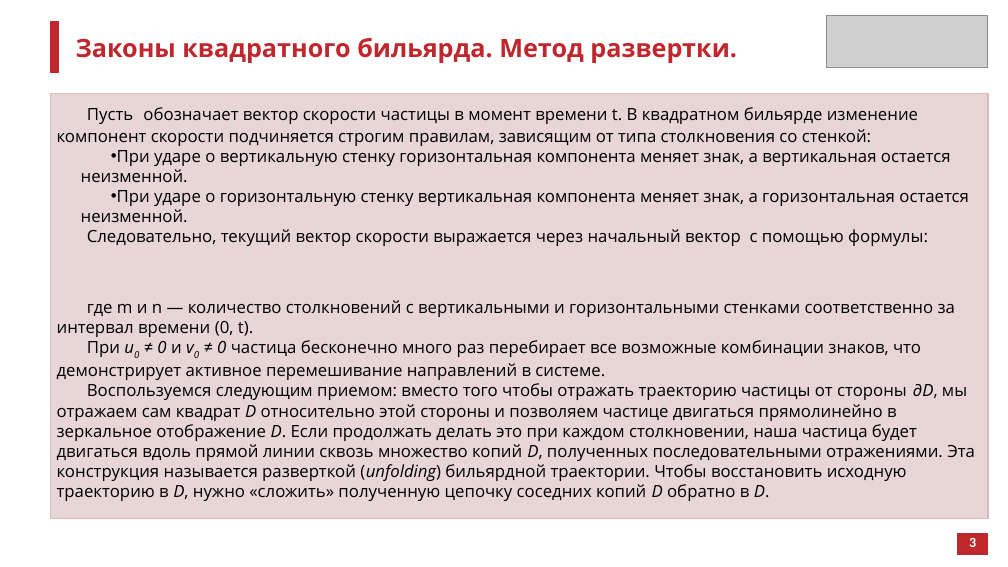
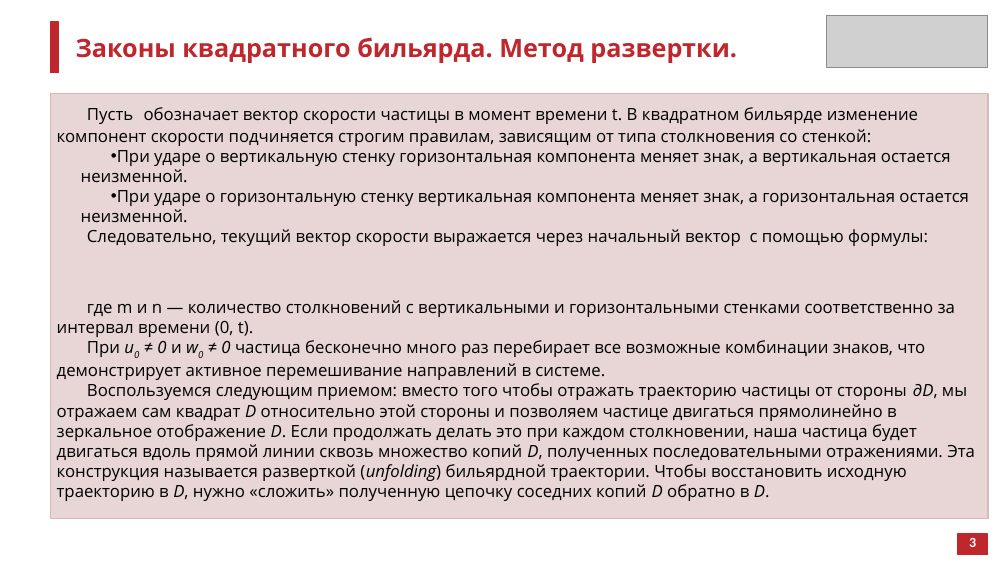
Before and after one commit to atelitsin/sinai_billiard, a slide deck: slide 5 of sinai_billiard.pptx. Drawn at 1008x567 pixels with LibreOffice and Linux fonts; fonts in the diff are those of the drawing; grey boxes stand for pictures. Boxes give left, top, right and bottom in pixels: in the first picture for what was removed or moved away, otherwise in the second. Text is boxed around its words. In the diff, an @@ line names an element or a change of style, - is before the commit and + after.

```diff
--- a/sinai_billiard.pptx
+++ b/sinai_billiard.pptx
@@ text at [57,340,925,380]: text changed @@
-При u0 ≠ 0 и v0 ≠ 0 частица бесконечно много раз перебирает все возможные комбинации знаков, что демонстрирует активное перемешивание направлений в системе.
+При u0 ≠ 0 и w0 ≠ 0 частица бесконечно много раз перебирает все возможные комбинации знаков, что демонстрирует активное перемешивание направлений в системе.
```
Also in this commit, not shown: 4 other slides changed, 3 slides added.
